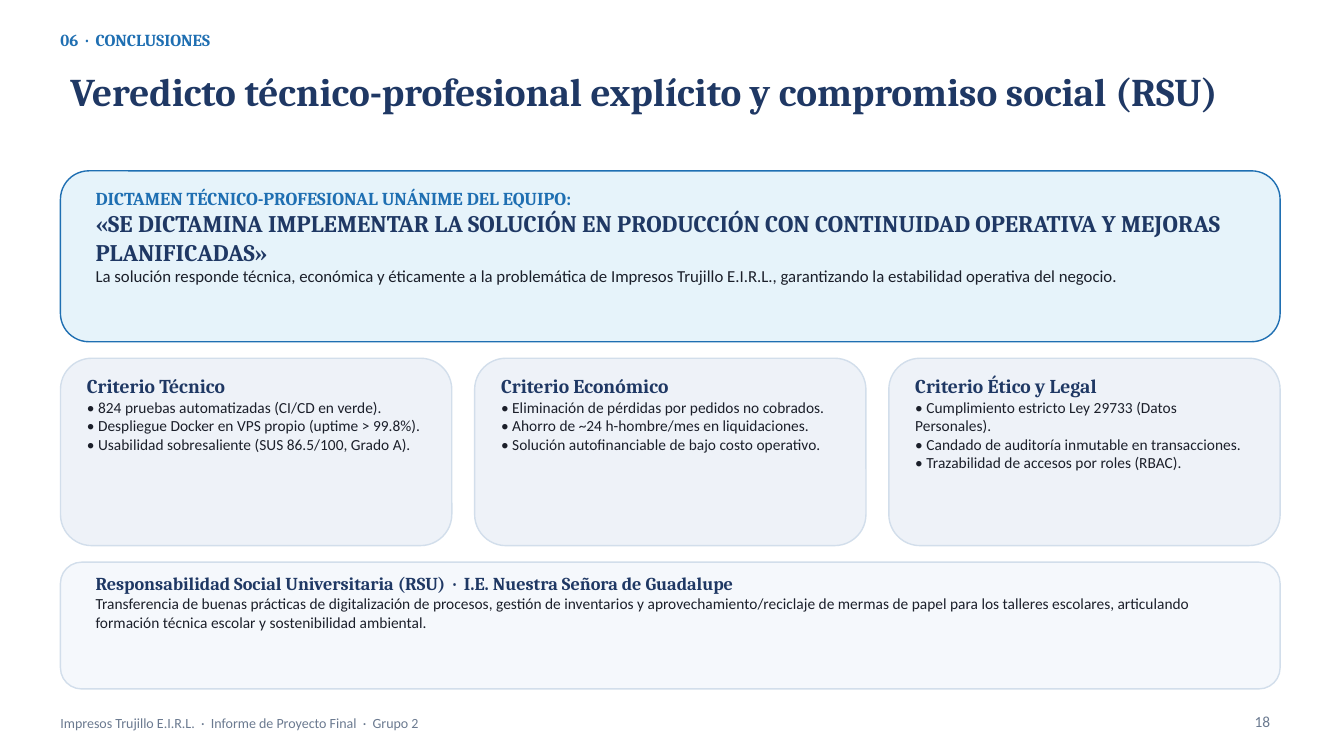
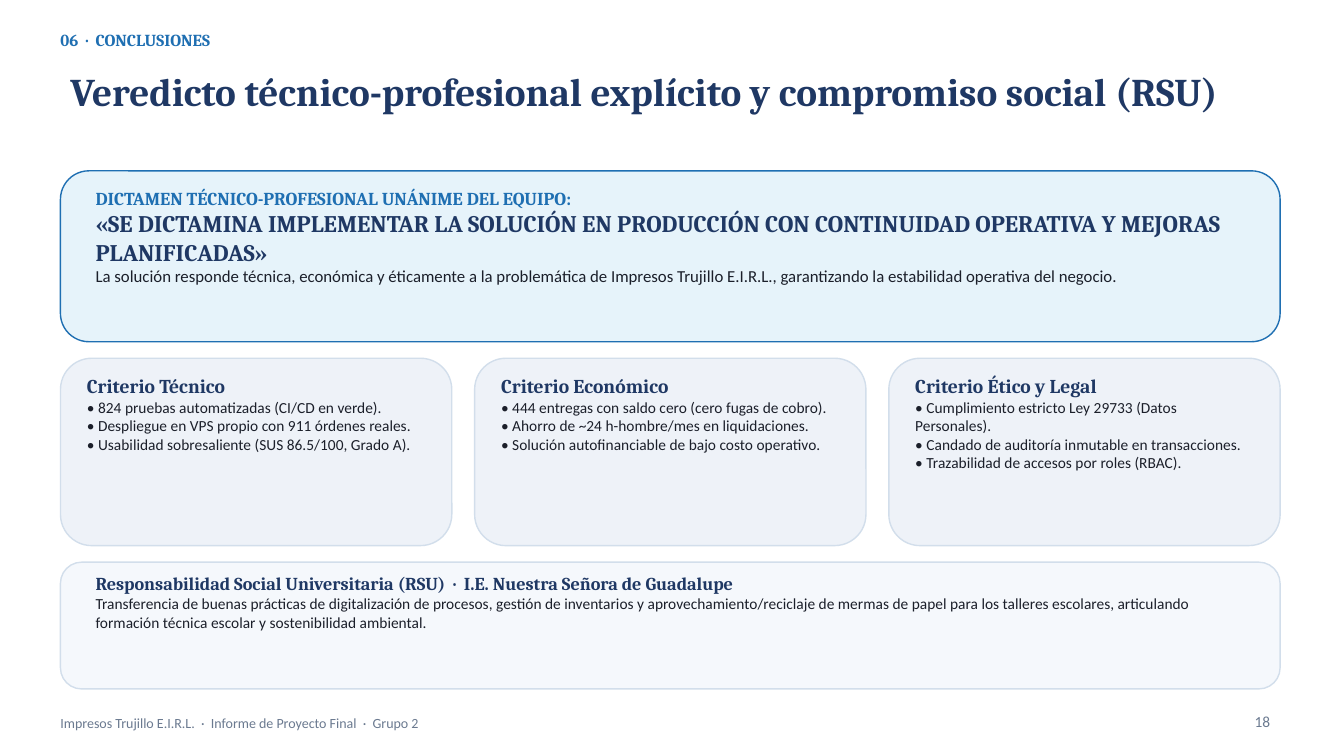
Before and after one commit to YamiDarknezz/IMPRESOS-TRUJILLO-E.I.R.L., a slide deck: slide 18 of docs/entregables/SEM13/INFORME_Impresos_Trujillo_Problema_a_Conclusiones.pptx. Drawn at 1344x756 pixels with LibreOffice and Linux fonts; fonts in the diff are those of the drawing. Boxes give left, top, right and bottom in pixels: in the first picture for what was removed or moved away, otherwise in the second. Text is boxed around its words. In the diff, an @@ line names an element or a change of style, - is before the commit and + after.

Commit message:
docs(t3): actualizar resultados VD con datos reales de produccion al 14/11 (911 ordenes, tiempos cronometrados 1:11s a 3:22s)

```diff
--- a/docs/entregables/SEM13/INFORME_Impresos_Trujillo_Problema_a_Conclusiones.pptx
+++ b/docs/entregables/SEM13/INFORME_Impresos_Trujillo_Problema_a_Conclusiones.pptx
@@ text at [98, 402, 410, 452]: text changed @@
-• 824 pruebas automatizadas (CI/CD en verde).
-• Despliegue Docker en VPS propio (uptime > 99.8%).
-• Usabilidad sobresaliente (SUS 86.5/100, Grado A).
+• 824 pruebas automatizadas (CI/CD en verde).
+• Despliegue en VPS propio con 911 órdenes reales.
+• Usabilidad sobresaliente (SUS 86.5/100, Grado A).
@@ text at [512, 402, 826, 453]: text changed @@
-• Eliminación de pérdidas por pedidos no cobrados.
-• Ahorro de ~24 h-hombre/mes en liquidaciones.
-• Solución autofinanciable de bajo costo operativo.
+• 444 entregas con saldo cero (cero fugas de cobro).
+• Ahorro de ~24 h-hombre/mes en liquidaciones.
+• Solución autofinanciable de bajo costo operativo.
```
Also in this commit, not shown: 5 other slides changed, 11 other files.
